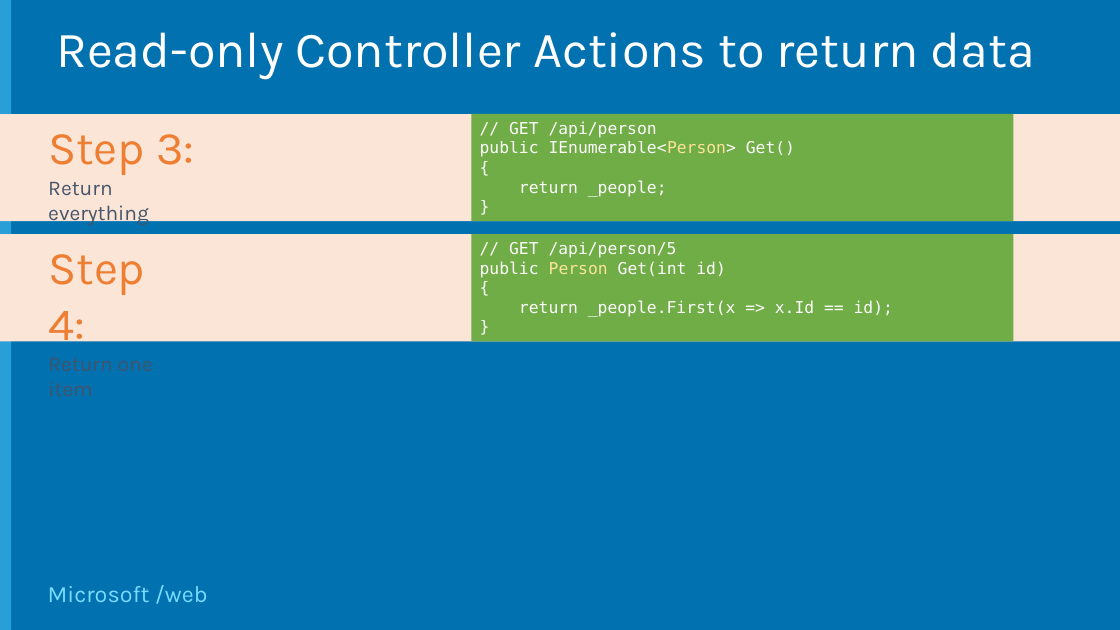
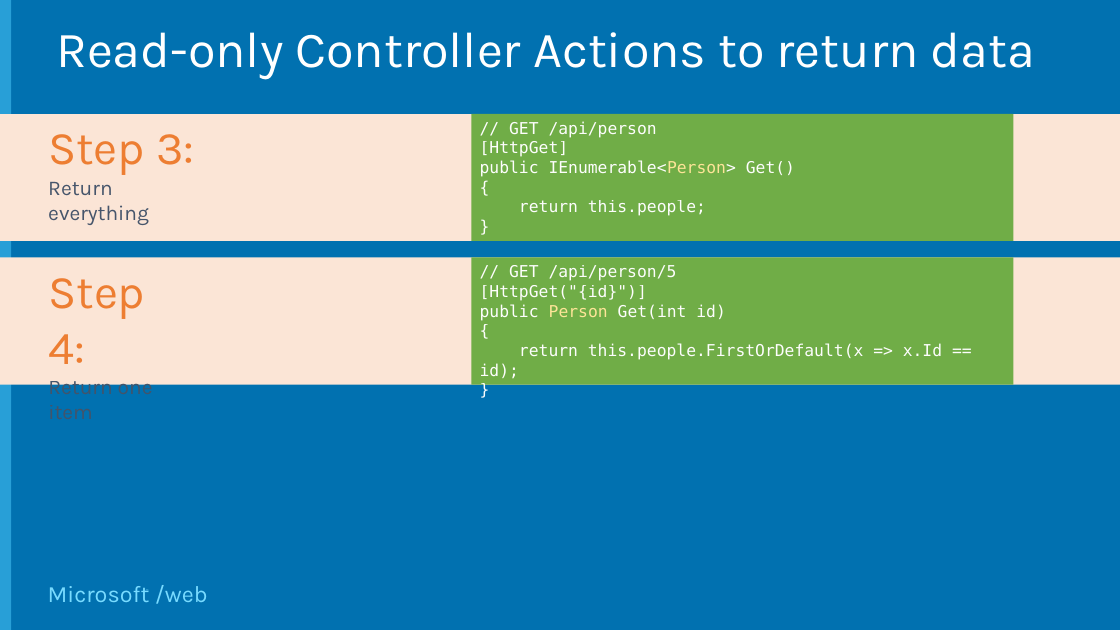
Before and after one commit to Microsoft-Web/WebCampTrainingKit, a slide deck: slide 8 of Presentation/HTTP-Services/HTTP-Services.pptx. Drawn at 1120x630 pixels with LibreOffice and Linux fonts; fonts in the diff are those of the drawing; background and template pictures are left out. Boxes give left, top, right and bottom in pixels: in the first picture for what was removed or moved away, otherwise in the second. Text is boxed around its words. In the diff, an @@ line names an element or a change of style, - is before the commit and + after.

```diff
--- a/Presentation/HTTP-Services/HTTP-Services.pptx
+++ b/Presentation/HTTP-Services/HTTP-Services.pptx
@@ rectangle: place and size @@
-rectangle at <box>0,114,1120,222</box>
+rectangle at <box>0,114,1120,241</box>
@@ rectangle "// GET /api/person": place and size @@
-rectangle "// GET /api/person" at <box>471,113,1013,221</box>
+rectangle "// GET /api/person" at <box>471,113,1013,240</box>
@@ text in rectangle at <box>480,141,569,157</box>: paragraph added @@
+[HttpGet]
@@ text "Step 4:" rewrapped from <box>48,182,145,352</box> to <box>48,182,153,400</box> @@
@@ text in rectangle at <box>588,200,706,216</box>: text changed @@
-return _people;
+return this.people;
@@ rectangle: place and size @@
-rectangle at <box>0,234,1120,342</box>
+rectangle at <box>0,258,1120,385</box>
@@ rectangle "// GET /api/person/5": place and size @@
-rectangle "// GET /api/person/5" at <box>471,234,1013,342</box>
+rectangle "// GET /api/person/5" at <box>471,258,1013,385</box>
@@ text in rectangle at <box>480,285,647,301</box>: paragraph added @@
+[HttpGet("{id}")]
@@ text in rectangle at <box>480,343,942,378</box>: text changed @@
-return _people.First(x => x.Id == id);
+return this.people.FirstOrDefault(x => x.Id == id);
```
Also in this commit, not shown: 8 other slides changed, 4 other files.
